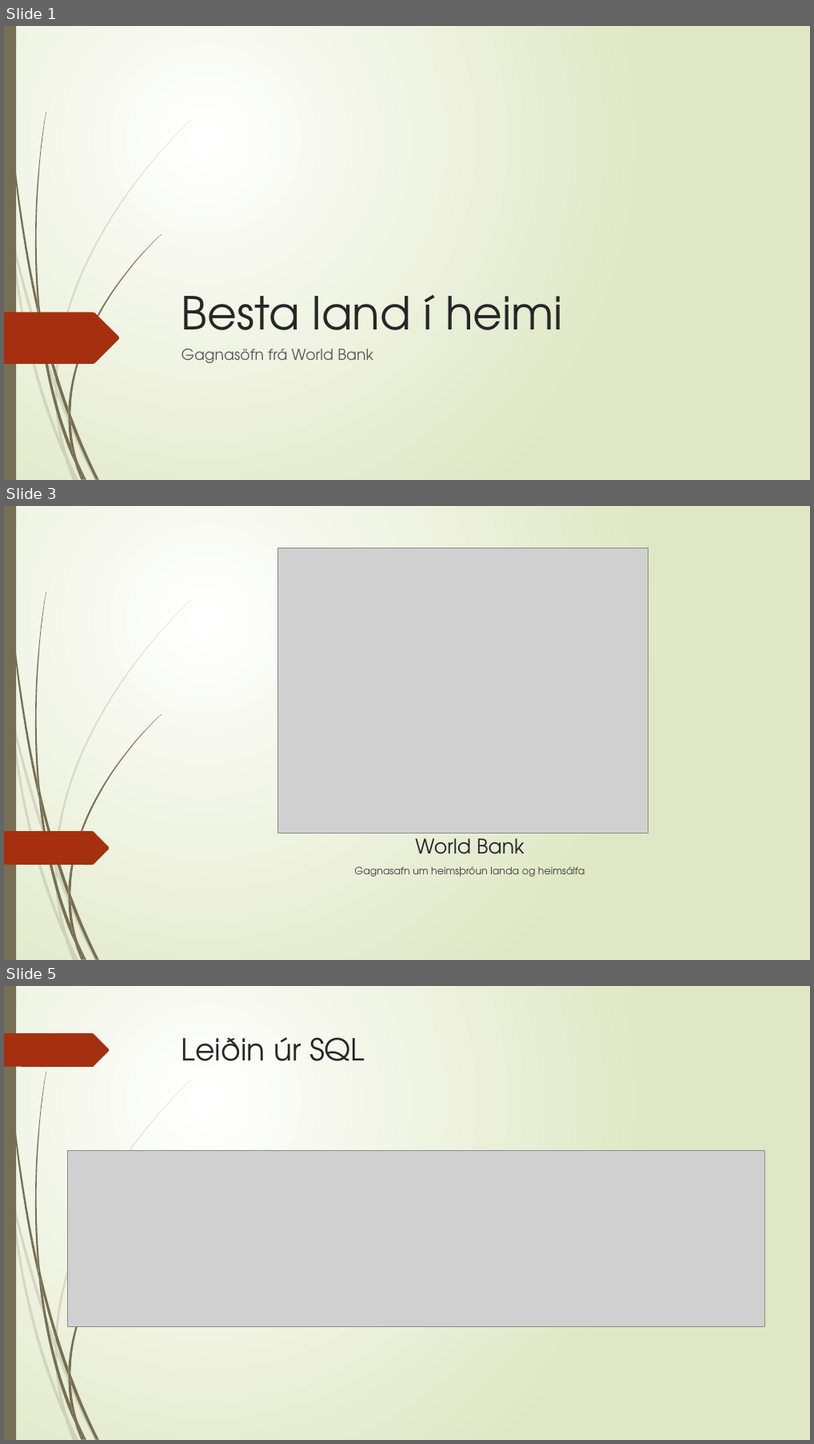
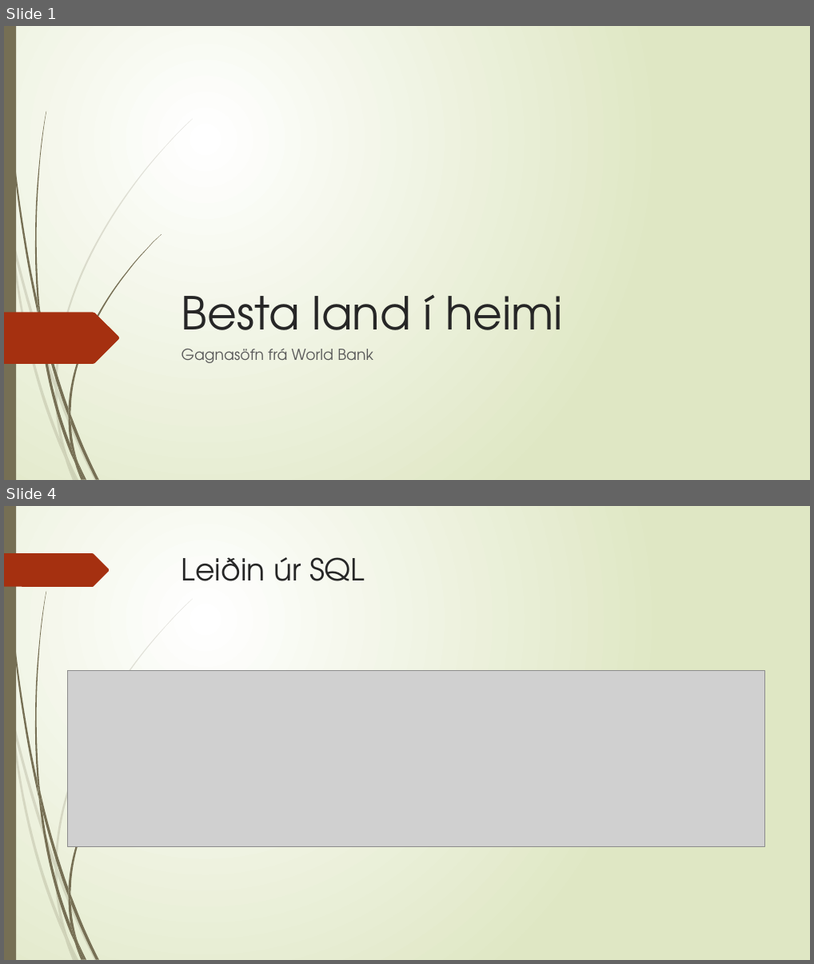
Before and after one commit to thortom/T-316-GAVI, a slide deck: Verkefni3/kynning/Kynning.pptx. Shown one above the other, each under a label of ours: slides 1, 3 and 5 before the commit, slides 1 and 4 after it; the slides between them are not shown. The pictures are 814x1444 and 814x964 pixels, drawn with LibreOffice and Linux fonts; fonts in the diff are those of the drawing; grey boxes stand for pictures. Boxes give left, top, right and bottom in pixels: in the first picture for what was removed or moved away, otherwise in the second. Text is boxed around its words. In the diff, an @@ line names an element or a change of style, - is before the commit and + after.

```diff
--- a/Verkefni3/kynning/Kynning.pptx
+++ b/Verkefni3/kynning/Kynning.pptx
@@ slide 3 removed at box(4, 506, 810, 960), background gradient #FFFFFF to #DFE8C4; not listed: 23 template elements that a slide beside it also shows @@
@@ picture removed at box(278, 548, 648, 832) @@
@@ freeform shape removed at box(4, 831, 110, 864) @@
@@ title removed at box(415, 832, 525, 854) @@
-World Bank
@@ text removed at box(354, 866, 585, 876) @@
-Gagnasafn um heimsþróun landa og heimsálfa
@@ what was slide 5 is now slide 4 @@
```
Also in this commit, not shown: 3 slides changed, 2 slides added, 3 other slides removed.
